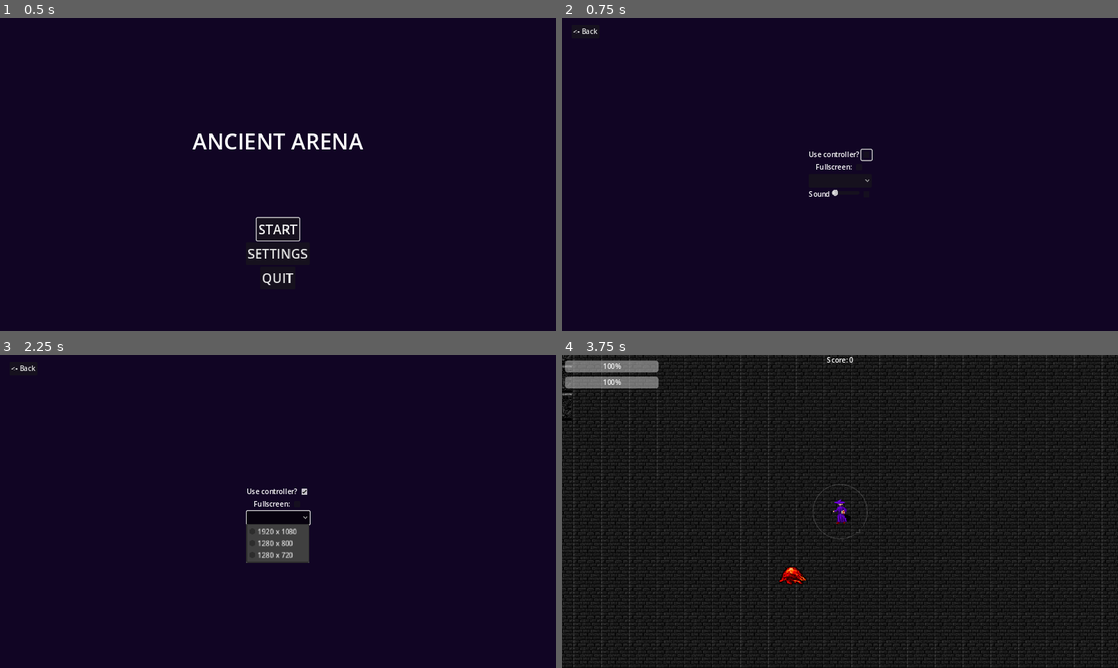
Above: before the commit, frames 1-4 (two rows, left to right).
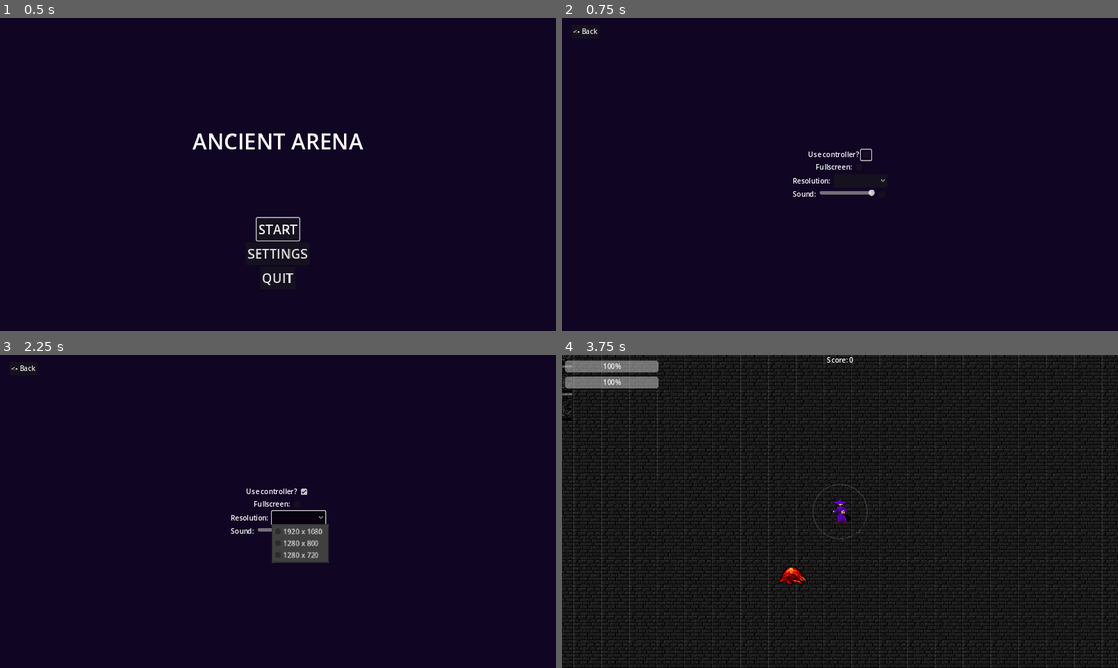
Above: after the commit, the same moments.

Repository: adrianwhatfield/ancient-arena
Game: Godot game, scene res://Scenes/main_menu.tscn
Same seed, same stepped clock (60 frames per second), same inputs: the game is played once before the commit and once after it.
Inputs (mouse positions are in pixels of both pictures, inside the frame that each line leads up to; where the layout moved, square brackets give the same spot in the first picture):
- Up to frame 1 (0.5 s): no input
- Up to frame 2 (0.75 s): click "SETTINGS" at 0.5 s
- Up to frame 3 (2.25 s): click (305, 492) at 1.25 s; click (300, 517) [278, 517] at 2 s
- Up to frame 4 (3.75 s): click "<- Back" at 2.75 s; click "START" at 3.5 s

Frame 1 is identical in both runs. In frame 2, 0.3% of the frame differs, in the area x 41-59%, y 41-58%; in frame 3, 1.4%, in the area x 41-60%, y 42-67%; in frame 4, nothing differs.

Commit message:
Improve settings menu

Diff:
--- a/ancient_arena/Scenes/settings_menu.tscn
+++ b/ancient_arena/Scenes/settings_menu.tscn
@@ -66,7 +66,14 @@
 [node name="FullscreenCheck" type="CheckBox" parent="Settings/Fullscreen"]
 layout_mode = 2
 
-[node name="Resolution" type="OptionButton" parent="Settings"]
+[node name="Resolution" type="HBoxContainer" parent="Settings"]
+layout_mode = 2
+
+[node name="Label" type="Label" parent="Settings/Resolution"]
+layout_mode = 2
+text = "Resolution: "
+
+[node name="Resolution" type="OptionButton" parent="Settings/Resolution"]
 layout_mode = 2
 item_count = 3
 popup/item_0/text = "1920 x 1080"
@@ -82,7 +89,7 @@
 
 [node name="Label" type="Label" parent="Settings/Sound"]
 layout_mode = 2
-text = "Sound"
+text = "Sound: "
 horizontal_alignment = 1
 
 [node name="Volume" type="HSlider" parent="Settings/Sound"]
@@ -95,8 +102,8 @@
 layout_mode = 2
 
 [connection signal="pressed" from="Button" to="." method="_on_button_pressed"]
-[connection signal="pressed" from="Settings/Gamepad/CheckBox" to="." method="_on_check_box_pressed"]
+[connection signal="toggled" from="Settings/Gamepad/CheckBox" to="." method="_on_check_box_toggled"]
 [connection signal="toggled" from="Settings/Fullscreen/FullscreenCheck" to="." method="_on_fullscreen_check_toggled"]
-[connection signal="item_selected" from="Settings/Resolution" to="." method="_on_resolution_item_selected"]
+[connection signal="item_selected" from="Settings/Resolution/Resolution" to="." method="_on_resolution_item_selected"]
 [connection signal="value_changed" from="Settings/Sound/Volume" to="." method="_on_volume_value_changed"]
 [connection signal="toggled" from="Settings/Sound/Mute" to="." method="_on_mute_toggled"]
--- a/ancient_arena/Scripts/settings_menu.gd
+++ b/ancient_arena/Scripts/settings_menu.gd
@@ -1,15 +1,22 @@
 extends Control
 
 @onready var gamepad = $Settings/Gamepad/CheckBox
+@onready var fullscreen_check = $Settings/Fullscreen/FullscreenCheck
+@onready var volume = $Settings/Sound/Volume
 
 var bus_name = "Master"
 var bus_index = 0
 
 func _ready():
 	gamepad.grab_focus()
+	if Stats.gamepad == true:
+		gamepad.button_pressed = true
+	volume.value = db_to_linear(AudioServer.get_bus_volume_db(bus_index))
+	if DisplayServer.window_get_mode() == DisplayServer.WINDOW_MODE_FULLSCREEN:
+		fullscreen_check.button_pressed = true
 
-func _on_check_box_pressed():
-	Stats.gamepad = true
+func _process(delta):
+	Stats.set_res(Stats.current_res)
 
 func _on_button_pressed():
 	get_tree().change_scene_to_file("res://Scenes/main_menu.tscn")
@@ -26,9 +33,9 @@
 
 func _on_resolution_item_selected(index):
 	match index:
-		0: DisplayServer.window_set_size(Vector2(1920, 1080))
-		1: DisplayServer.window_set_size(Vector2(1280, 800))
-		2: DisplayServer.window_set_size(Vector2(1280, 720))
+		0: Stats.current_res = Stats.res_1080
+		1: Stats.current_res = Stats.res_800
+		2: Stats.current_res = Stats.res_720
 
 
 func _on_mute_toggled(button_pressed):
@@ -40,3 +47,10 @@
 
 func _on_volume_value_changed(value):
 	AudioServer.set_bus_volume_db(bus_index, linear_to_db(value))
+
+
+func _on_check_box_toggled(button_pressed):
+	if button_pressed == true:
+		Stats.gamepad = true
+	else:
+		Stats.gamepad = false
--- a/ancient_arena/stats.gd
+++ b/ancient_arena/stats.gd
@@ -1,6 +1,11 @@
 extends Node
 
 var gamepad = false
+
+var res_1080 = Vector2(1920, 1080)
+var res_800 = Vector2(1280, 800)
+var res_720 = Vector2(1280, 720)
+var current_res = res_720
 
 var health = 20
 var health_current = 20
@@ -16,3 +21,6 @@
 	health_current = 20
 	magic_current = 50
 	score = 0
+
+func set_res(resolution):
+	DisplayServer.window_set_size(resolution)
